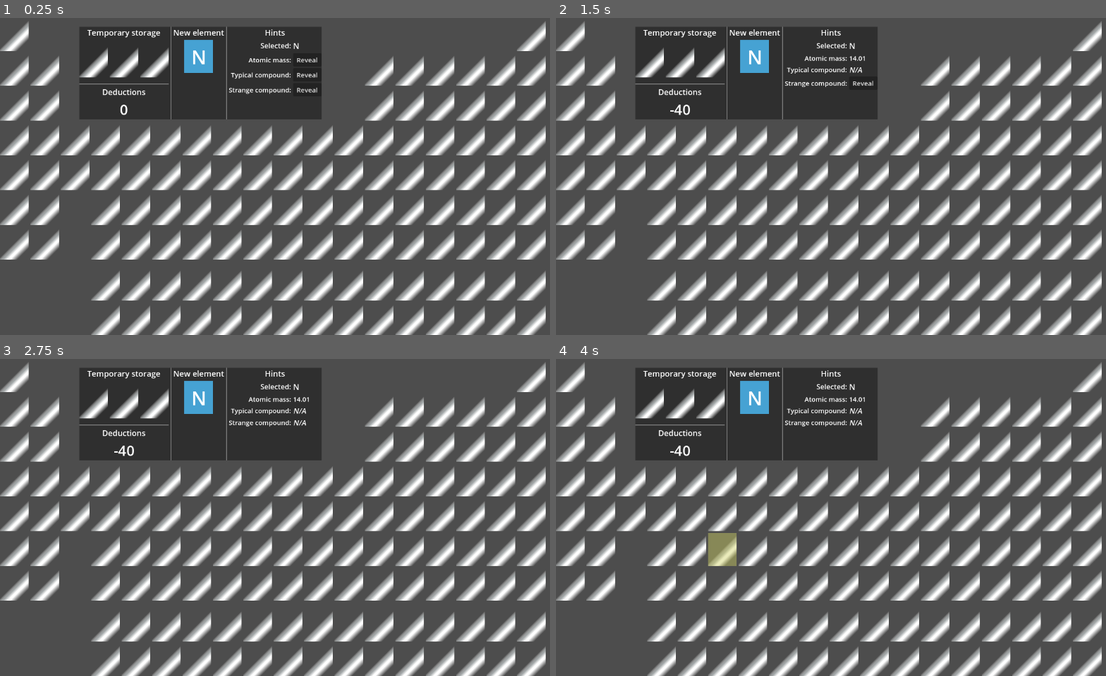
Above: before the commit, frames 1-4 (two rows, left to right).
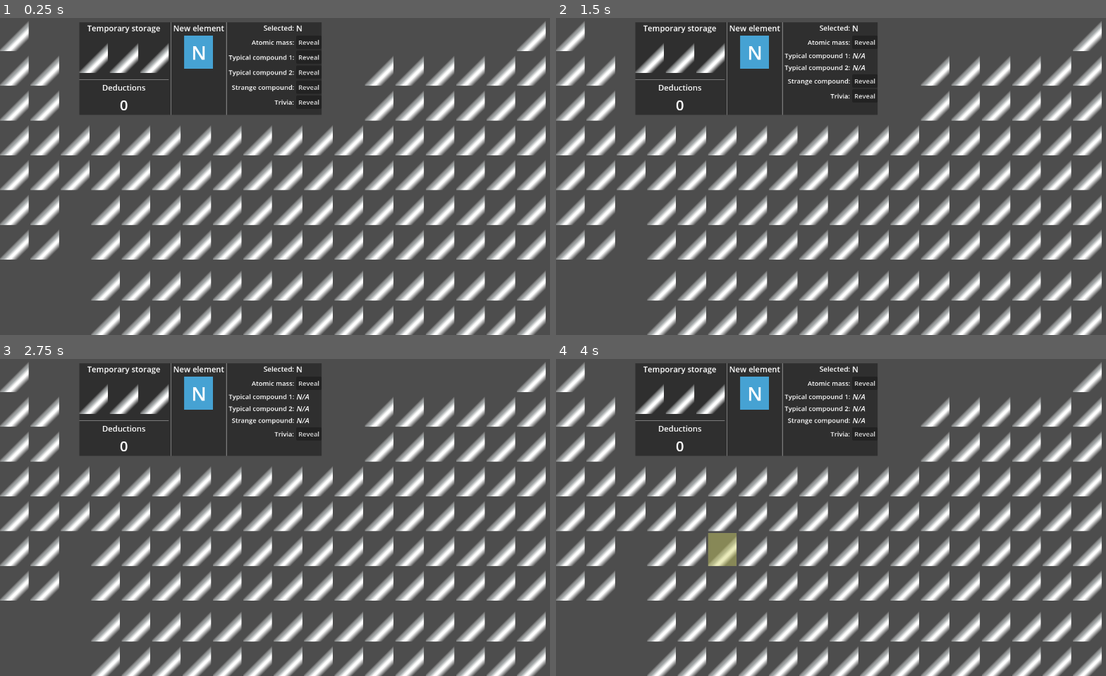
Above: after the commit, the same moments.

Repository: nicemicro/periodic-quiz
Game: Godot game, scene res://p_table/match_game.tscn
Two runs of this game, one before a commit and one after it. Both use one fixed random seed, a clock stepped at 60 frames per second and the inputs below. This scene is started directly instead of the project's main scene.
Inputs (mouse positions are in pixels of both pictures, inside the frame that each line leads up to):
- Up to frame 1 (0.25 s): no input
- Up to frame 2 (1.5 s): click "Reveal" at 0.5 s; click "Reveal" at 1.25 s
- Up to frame 3 (2.75 s): click "Reveal" at 2 s
- Up to frame 4 (4 s): tap Enter at 2.75 s; move the mouse to (754, 397) at 2.77 s; click (754, 397) at 2.92 s; tap Space at 3.5 s; move the mouse to (726, 533) at 3.52 s; click (726, 533) at 3.67 s

The runs differ from the first frame. In frame 1, 3.8% of the frame differs, in the area x 14-59%, y 1-32%; in frame 2, 3.8%; in frame 3, 3.8%; in frame 4, 3.8%.

Commit message:
counting moves and hints for the end game

Diff:
--- a/src/p_table/all_elements.gd
+++ b/src/p_table/all_elements.gd
@@ -1,4 +1,3 @@
-@tool
 extends GridContainer
 
 var elementList: Dictionary = {}
--- a/src/p_table/all_elements.tscn
+++ b/src/p_table/all_elements.tscn
@@ -16,7 +16,6 @@
 
 [node name="H" parent="." instance=ExtResource("1_rggk7")]
 layout_mode = 2
-tooltip_text = "Atomic mass: 1.01"
 _symbol = "H"
 _relativeAtomicMass = 1.01
 
@@ -25,54 +24,45 @@
 
 [node name="Li" parent="." instance=ExtResource("1_rggk7")]
 layout_mode = 2
-tooltip_text = "Atomic mass: 6.94"
 _symbol = "Li"
 _relativeAtomicMass = 6.94
 
 [node name="Be" parent="." instance=ExtResource("1_rggk7")]
 layout_mode = 2
-tooltip_text = "Atomic mass: 9.01"
 _symbol = "Be"
 _relativeAtomicMass = 9.01
 
 [node name="B" parent="." instance=ExtResource("1_rggk7")]
 layout_mode = 2
-tooltip_text = "Atomic mass: 10.81"
 _symbol = "B"
 _relativeAtomicMass = 10.81
 
 [node name="C" parent="." instance=ExtResource("1_rggk7")]
 layout_mode = 2
-tooltip_text = "Atomic mass: 12.01"
 _symbol = "C"
 _relativeAtomicMass = 12.01
 
 [node name="N" parent="." instance=ExtResource("1_rggk7")]
 layout_mode = 2
-tooltip_text = "Atomic mass: 14.01"
 _symbol = "N"
 _relativeAtomicMass = 14.01
 
 [node name="O" parent="." instance=ExtResource("1_rggk7")]
 layout_mode = 2
-tooltip_text = "Atomic mass: 16.00"
 _symbol = "O"
 _relativeAtomicMass = 16.0
 
 [node name="F" parent="." instance=ExtResource("1_rggk7")]
 layout_mode = 2
-tooltip_text = "Atomic mass: 19.00"
 _symbol = "F"
 _relativeAtomicMass = 19.0
 
 [node name="Ne" parent="." instance=ExtResource("1_rggk7")]
 layout_mode = 2
-tooltip_text = "Atomic mass: 20.18"
 _symbol = "Ne"
 _relativeAtomicMass = 20.18
 
 [node name="Na" parent="." instance=ExtResource("1_rggk7")]
 layout_mode = 2
-tooltip_text = "Atomic mass: 22.99"
 _symbol = "Na"
 _relativeAtomicMass = 22.99
--- a/src/p_table/element.gd
+++ b/src/p_table/element.gd
@@ -7,10 +7,7 @@
 		if symbolLabel == null:
 			return
 		symbolLabel.text = _symbol
-@export var _relativeAtomicMass: float = 4.00:
-	set(newData):
-		_relativeAtomicMass = newData
-		tooltip_text = "Atomic mass: " + "%.2f" % _relativeAtomicMass
+@export var _relativeAtomicMass: float = 4.00
 
 var _elementLoc: int = -1
 
@@ -28,6 +25,7 @@
 func _ready():
 	symbolLabel.text = _symbol
 	ghostLabel.text = _symbol
+	tooltip_text = ""
 
 func getOpenedInfo() -> Dictionary:
 	var retDict: Dictionary = revealedHints.duplicate()
@@ -42,6 +40,10 @@
 			revealedHints[hintName] = response
 		_:
 			revealedHints[hintName] = ""
+	tooltip_text = ""
+	for hint in revealedHints:
+		if revealedHints[hint] != "":
+			tooltip_text = tooltip_text + hint + ": " + revealedHints[hint] + "\n"
 	return response
 
 func setLoc(elementLoc):
--- a/src/p_table/hint_box.tscn
+++ b/src/p_table/hint_box.tscn
@@ -5,11 +5,6 @@
 [node name="HintBox" type="VBoxContainer"]
 size_flags_horizontal = 3
 script = ExtResource("1_k62aq")
-
-[node name="TopLabel" type="Label" parent="."]
-layout_mode = 2
-text = "Hints"
-horizontal_alignment = 1
 
 [node name="InfoGrid" type="GridContainer" parent="."]
 layout_mode = 2
--- a/src/p_table/match_game.gd
+++ b/src/p_table/match_game.gd
@@ -6,15 +6,17 @@
 @onready var storagePoints = %StoragePoints
 @onready var deductionLabel = %Deduction
 @onready var gameBlocker = $Blocker
-@onready var scoreLabel = %Score
-@onready var matchesLabel = %Matches
 @onready var hintBox = $GamePanel/Columns/HintBox
 var activeStorage: CenterContainer = null
-var score: int = 0
+var deduction: int = 0
+var hintsRevealed: int = 0
+var moved: int = 0
 var hintPenalties: Dictionary = {
 	"Atomic mass": -40,
-	"Typical compound": -15,
-	"Strange compound": -10
+	"Typical compound 1": -15,
+	"Typical compound 2": -15,
+	"Strange compound": -10,
+	"Trivia": -5
 }
 var selectedElement: Container = null
 
@@ -47,7 +49,8 @@
 				inStorage = true
 				break
 		if not inStorage:
-			score -= 50
+			deduction -= 50
+			moved += 1
 	#Check whether the element is moving to storage or to the periodic table
 	if activeStorage == null:
 		var result: bool = pTable.elementDropped(elementNode)
@@ -68,7 +71,7 @@
 		if allEmpty:
 			finishGame()
 	#update deductions
-	deductionLabel.text = str(score)
+	deductionLabel.text = str(deduction)
 
 func storageActivated(storageNode):
 	activeStorage = storageNode
@@ -82,13 +85,17 @@
 func _on_hint_box_hint_opened(hintName):
 	var hint: String = selectedElement.getHint(hintName)
 	if hint != "":
-		score += hintPenalties[hintName]
-		deductionLabel.text = str(score)
+		deduction += hintPenalties[hintName]
+		deductionLabel.text = str(deduction)
+		if hintPenalties[hintName] != 0:
+			hintsRevealed += 1
 	hintBox.revealHint(hintName, hint)
 
 func finishGame():
 	var matchedElements: int = pTable.checkElements()
-	score += matchedElements * 100
+	var score = matchedElements * 100 + deduction
 	gameBlocker.show()
-	scoreLabel.text = str(score)
-	matchesLabel.text = str(matchedElements)
+	%Score.text = str(score)
+	%Matches.text = str(matchedElements)# + " (" + str(matchedElements * 100) + ")"
+	%Moves.text = str(moved)
+	%Hints.text = str(hintsRevealed)
--- a/src/p_table/match_game.tscn
+++ b/src/p_table/match_game.tscn
@@ -43,9 +43,9 @@
 [node name="GamePanel" type="PanelContainer" parent="."]
 layout_mode = 0
 offset_left = 180.0
-offset_top = 20.0
+offset_top = 10.0
 offset_right = 730.0
-offset_bottom = 230.0
+offset_bottom = 220.0
 
 [node name="Columns" type="HBoxContainer" parent="GamePanel"]
 layout_mode = 2
@@ -160,10 +160,21 @@
 [node name="Left" type="VBoxContainer" parent="Blocker/ResultBox/HeaderFooter/Columns"]
 layout_mode = 2
 size_flags_horizontal = 3
+size_flags_stretch_ratio = 1.65
 
 [node name="MatchesText" type="Label" parent="Blocker/ResultBox/HeaderFooter/Columns/Left"]
 layout_mode = 2
 text = "Matches:"
+horizontal_alignment = 2
+
+[node name="MovesText" type="Label" parent="Blocker/ResultBox/HeaderFooter/Columns/Left"]
+layout_mode = 2
+text = "Moved elements:"
+horizontal_alignment = 2
+
+[node name="HintsText" type="Label" parent="Blocker/ResultBox/HeaderFooter/Columns/Left"]
+layout_mode = 2
+text = "Hints opened:"
 horizontal_alignment = 2
 
 [node name="Right" type="VBoxContainer" parent="Blocker/ResultBox/HeaderFooter/Columns"]
@@ -175,4 +186,14 @@
 layout_mode = 2
 text = "0"
 
+[node name="Moves" type="Label" parent="Blocker/ResultBox/HeaderFooter/Columns/Right"]
+unique_name_in_owner = true
+layout_mode = 2
+text = "0"
+
+[node name="Hints" type="Label" parent="Blocker/ResultBox/HeaderFooter/Columns/Right"]
+unique_name_in_owner = true
+layout_mode = 2
+text = "0"
+
 [connection signal="hintOpened" from="GamePanel/Columns/HintBox" to="." method="_on_hint_box_hint_opened"]
